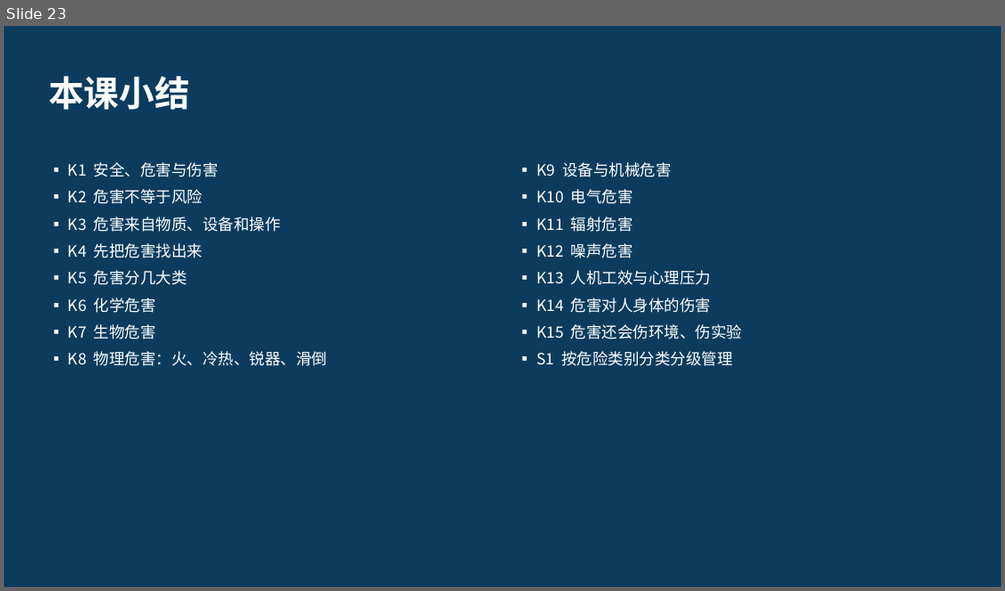
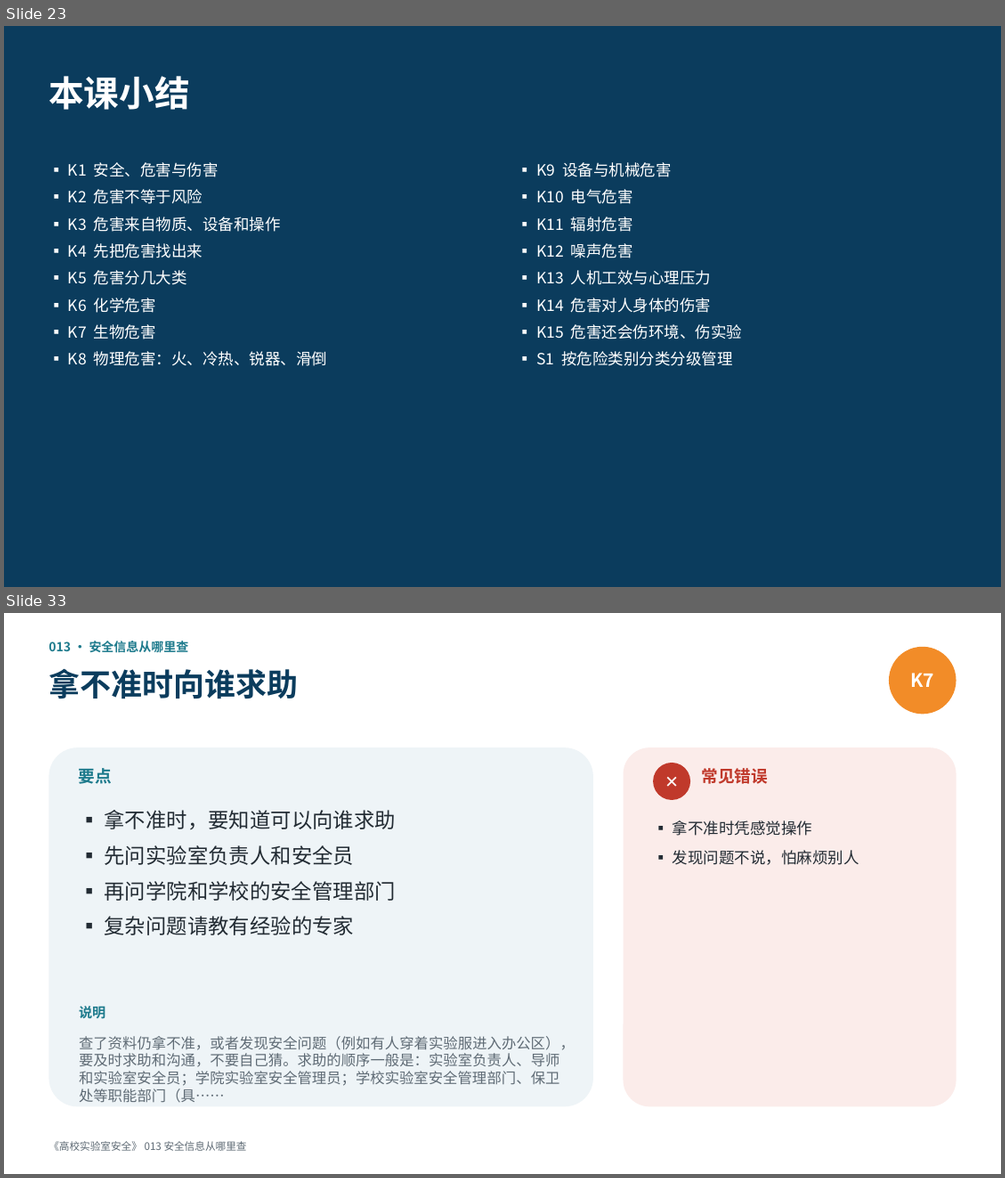
Before and after one commit to hanrongwx-max/videoyoutubo, a slide deck: course/高校实验室安全/课件/第2章_危险源辨识与风险评估.pptx. Shown one above the other, each under a label of ours: slide 23 before the commit, slides 23 and 33 after it; the slides between them are not shown. The pictures are 1005x591 and 1005x1178 pixels, drawn with LibreOffice and Linux fonts; fonts in the diff are those of the drawing. Boxes give left, top, right and bottom in pixels: in the first picture for what was removed or moved away, otherwise in the second. Text is boxed around its words. In the diff, an @@ line names an element or a change of style, - is before the commit and + after.

```diff
--- a/course/高校实验室安全/课件/第2章_危险源辨识与风险评估.pptx
+++ b/course/高校实验室安全/课件/第2章_危险源辨识与风险评估.pptx
@@ slide 33 added at <box>4,613,1001,1174</box>, background #FFFFFF @@
@@ text added at <box>48,641,189,652</box>, 12 pt, text #1D7A8C, bold @@
+013 · 安全信息从哪里查
@@ ellipse added at <box>889,647,956,714</box>, fill #F28C28, 18 pt, text #FFFFFF, bold @@
+K7
@@ text added at <box>48,668,298,699</box>, 30 pt, text #0B3C5D, bold @@
+拿不准时向谁求助
@@ rounded rectangle added at <box>48,747,593,1107</box>, fill #EEF4F7 @@
@@ text added at <box>79,768,112,784</box>, 16 pt, text #1D7A8C, bold @@
+要点
@@ rounded rectangle added at <box>623,747,956,1107</box>, fill #FBECEA @@
@@ ellipse added at <box>653,763,690,800</box>, fill #C0392B, 16 pt, text #FFFFFF, bold @@
+✕
@@ text added at <box>702,768,768,784</box>, 16 pt, text #C0392B, bold @@
+常见错误
@@ text added at <box>105,810,396,935</box>, 20 pt, text #222B33 @@
+▪ 拿不准时，要知道可以向谁求助
+▪ 先问实验室负责人和安全员
+▪ 再问学院和学校的安全管理部门
+▪ 复杂问题请教有经验的专家
@@ text added at <box>672,820,859,865</box>, 15 pt, text #222B33 @@
+▪ 拿不准时凭感觉操作
+▪ 发现问题不说，怕麻烦别人
@@ text added at <box>79,1005,105,1018</box>, 13 pt, text #1D7A8C, bold @@
+说明
@@ text added at <box>79,1036,574,1086</box>, 14 pt, text #5F6B75 @@
+查了资料仍拿不准，或者发现安全问题（例如有人穿着实验服进入办公区），要及时求助和沟通，不要自己猜。求助的顺序一般是：实验室负责人、导师和实验室安全员；学院实验室安全管理员；学校实验室安全管理部门、保卫处等职能部门（具……
@@ text added at <box>48,1141,247,1151</box>, 10 pt, text #5F6B75 @@
+《高校实验室安全》 013 安全信息从哪里查
```
Also in this commit, not shown: 16 other slides added, 3 other files.
